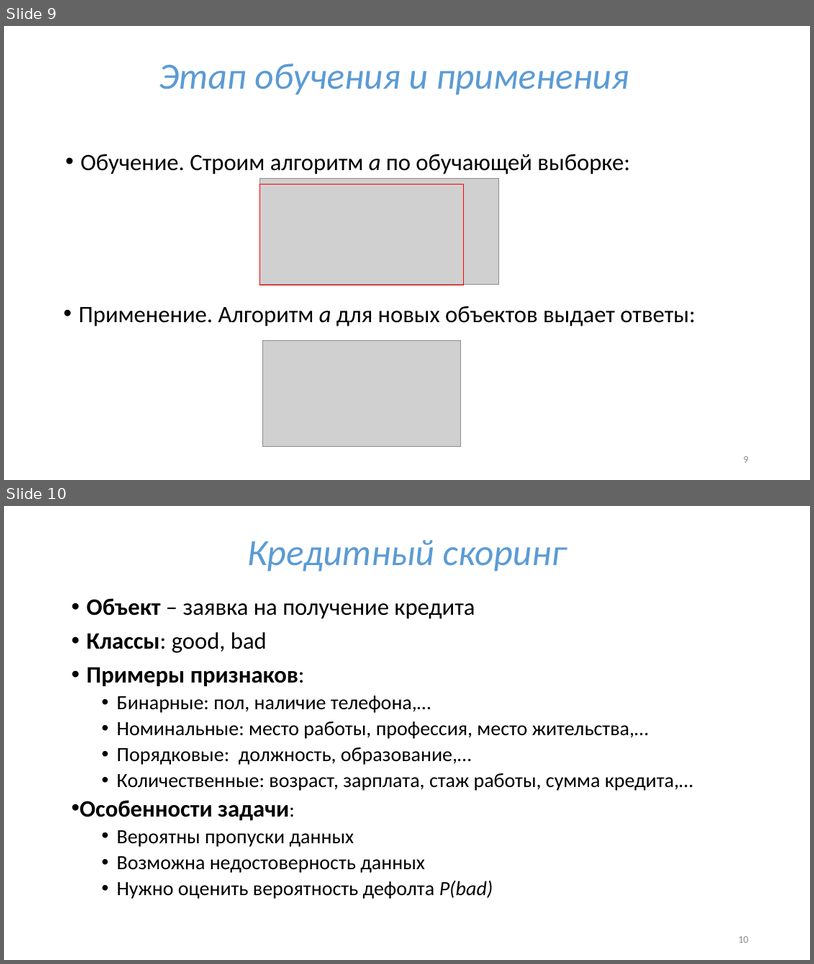
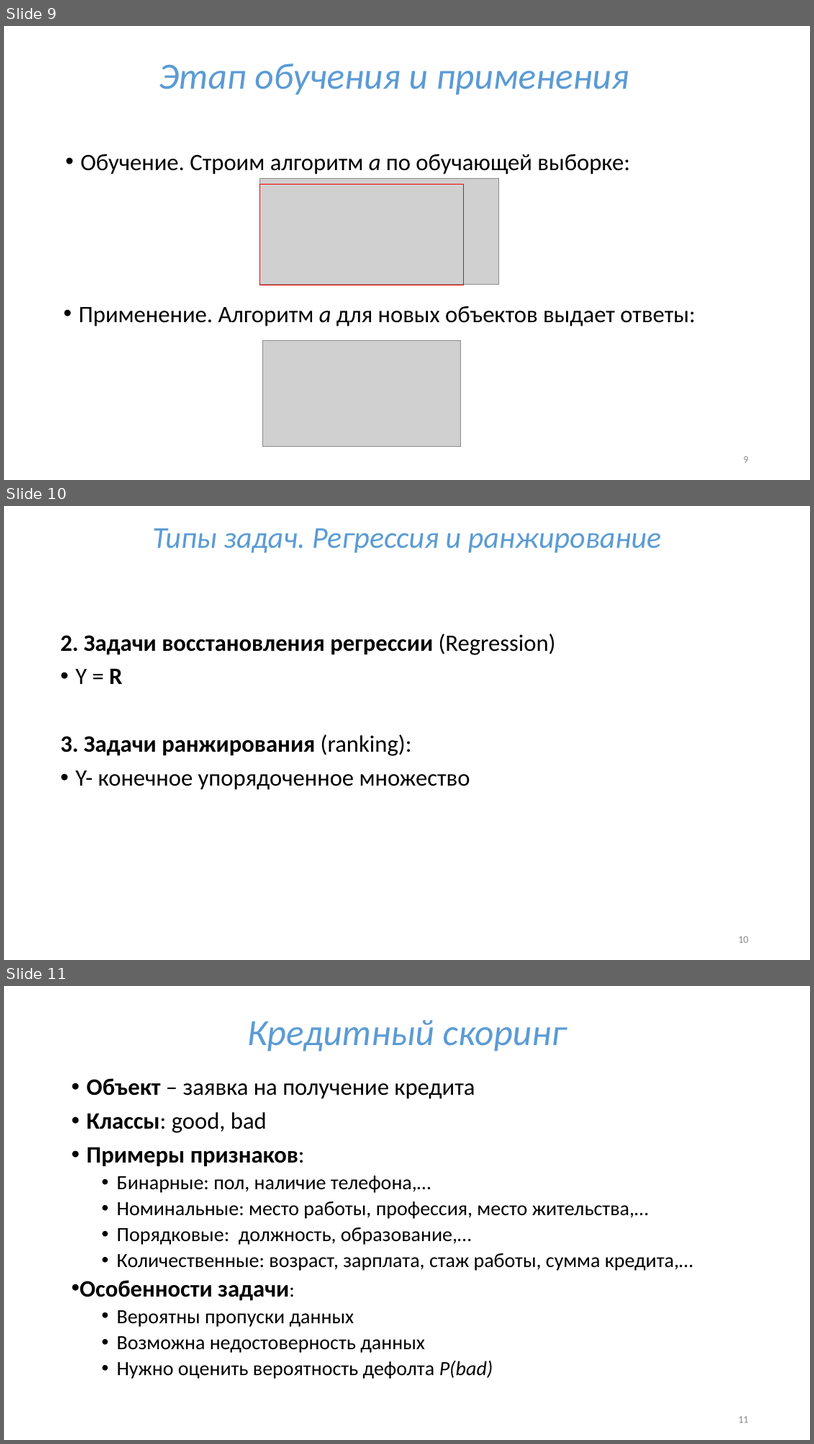
Before and after one commit to uii-mpei/uii-mpei.github.io, a slide deck: study/courses/iis/IIS_lec_1.pptx. Shown one above the other, each under a label of ours: slides 9 and 10 before the commit, slides 9, 10 and 11 after it. The pictures are 814x964 and 814x1444 pixels, drawn with LibreOffice and Linux fonts; fonts in the diff are those of the drawing; grey boxes stand for pictures. Boxes give left, top, right and bottom in pixels: in the first picture for what was removed or moved away, otherwise in the second. Text is boxed around its words. In the diff, an @@ line names an element or a change of style, - is before the commit and + after.

```diff
--- a/study/courses/iis/IIS_lec_1.pptx
+++ b/study/courses/iis/IIS_lec_1.pptx
@@ slide 10 added at (x1=4, y1=506, x2=810, y2=960), background #FFFFFF @@
@@ title added at (x1=152, y1=528, x2=661, y2=553), 36 pt, text #5B9BD5, italic @@
+Типы задач. Регрессия и ранжирование
@@ text added at (x1=60, y1=633, x2=556, y2=790), 28 pt, text #000000 @@
+2. Задачи восстановления регрессии (Regression)
+• Y = R
+3. Задачи ранжирования (ranking):
+• Y- конечное упорядоченное множество
@@ page number added at (x1=738, y1=936, x2=748, y2=942), 12 pt, text #8C8C8C @@
+10
@@ what was slide 10 is now slide 11 @@
@@ page number at (x1=738, y1=1416, x2=748, y2=1422): text changed @@
-10
+11
```
Also in this commit, not shown: 1 slide changed, 1 slide removed, 29 other files.
